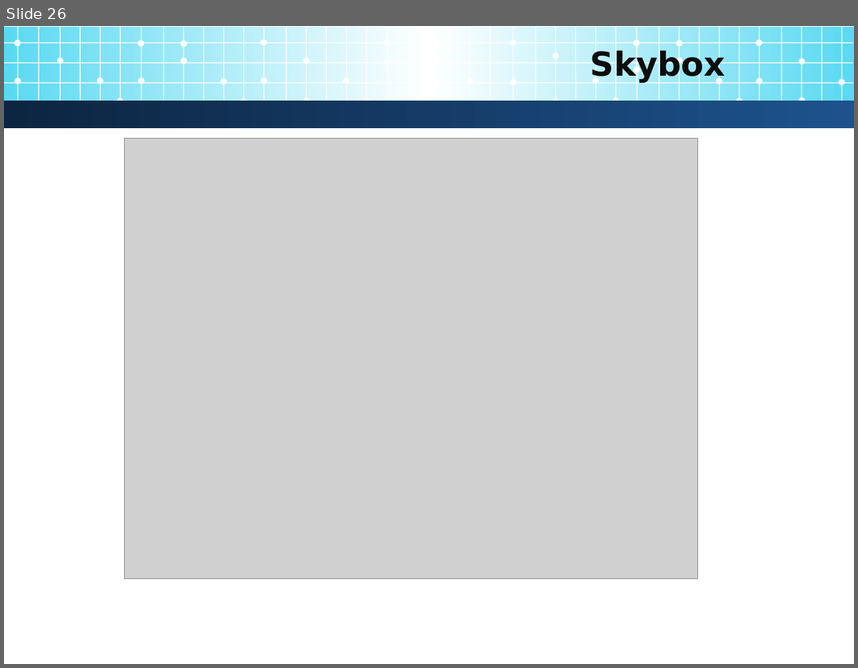
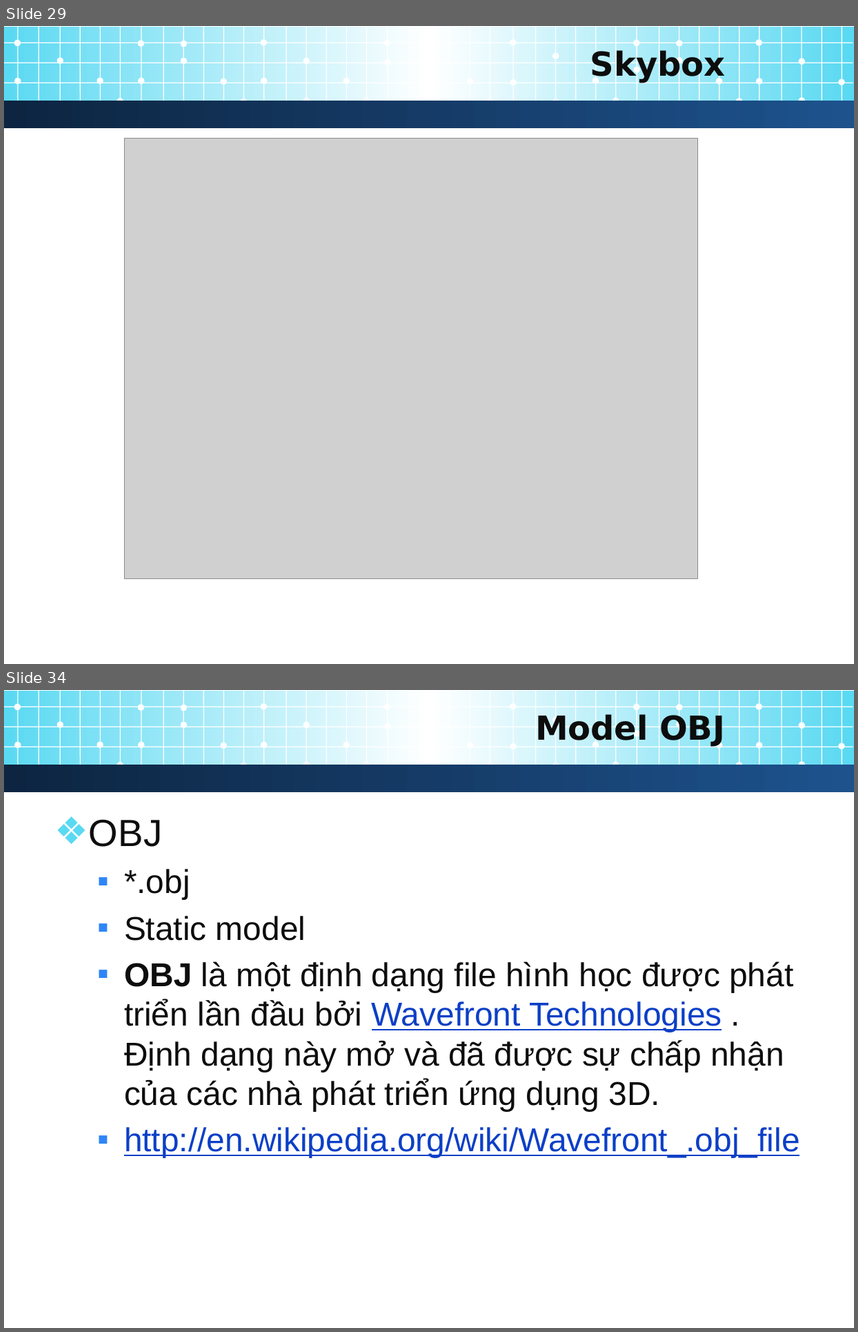
Before and after one commit to jundat/jogl-tank3d, a slide deck: Slide/3D Programming.pptx. Shown one above the other, each under a label of ours: slide 26 before the commit, slides 29 and 34 after it; the slides between them are not shown. The pictures are 858x668 and 858x1332 pixels, drawn with LibreOffice and Linux fonts; fonts in the diff are those of the drawing; grey boxes stand for pictures; background and template pictures are left out. Boxes give left, top, right and bottom in pixels: in the first picture for what was removed or moved away, otherwise in the second. Text is boxed around its words. In the diff, an @@ line names an element or a change of style, - is before the commit and + after.

Commit message:
Đã thêm phần Model vào Slide

```diff
--- a/Slide/3D Programming.pptx
+++ b/Slide/3D Programming.pptx
@@ slide 34 added at [4,690,854,1328], background #FFFFFF; not listed: 88 template elements that a slide beside it also shows @@
@@ title added at [535,713,725,747], 28 pt, text #0D0D0D, bold @@
+Model OBJ
@@ text added at [89,819,800,1158], 28 pt, text #0D0D0D @@
+❖ OBJ
+  ▪ *.obj
+  ▪ Static model
+  ▪ OBJ là một định dạng file hình học được phát triển lần đầu bởi Wavefront Technologies . Định dạng này mở và đã được sự chấp nhận của các nhà phát triển ứng dụng 3D.
+  ▪ http://en.wikipedia.org/wiki/Wavefront_.obj_file
@@ what was slide 26 is now slide 29 @@
```
Also in this commit, not shown: 3 slides changed, 10 other slides added, 1 slide removed.
